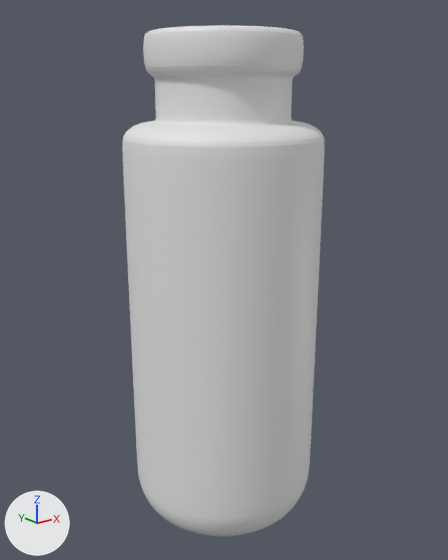
Renders of the glTF model ampoule.glb from each side of a commit.
Both versions are drawn from a camera (50 mm lens) standing at (-0.0396, -0.0496, 0.0467) and looking at (0.0002, 0.0002, 0.0267). The lights are fixed; the arrows at lower left show +X, +Y and +Z. Vertices at the same position are counted once.
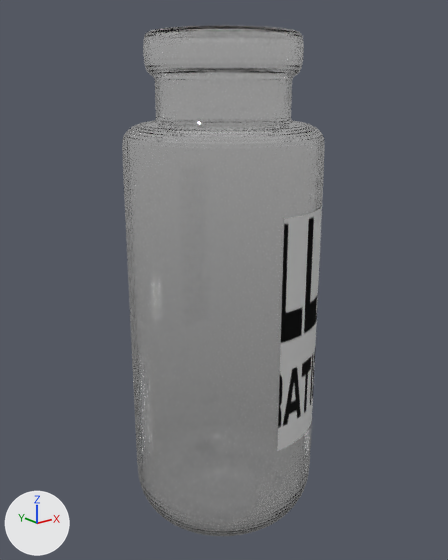
Pixel boxes [x1, y1, x2, y2] of what changed, in the pictures (448 x 560 px; the box of a moved part takes in the faces that stretch with it):
'Cylinder', recoloured, surface changed: [122, 25, 325, 536] in both
part 1 of me_cylinder_001, moved or reshaped: [283, 208, 322, 448] in both
part 2 of me_cylinder_001, recoloured: [277, 207, 322, 451] in both

What the commit changed:
Picture 'Ресурс 1@8x' (img_ресурс_1_8x) is new.
Material 'Material.001' (mat_material_001) changes colour from white #e7e7e7 to white #ffffff; in linear values from (0.8, 0.8, 0.8) to (1.0, 1.0, 1.0).
In material 'Material.001' (mat_material_001), transmission_weight is now set to 1.0.
In material 'Material.001' (mat_material_001), roughness goes from 0.5 to 0.05.
Material 'text.001' (mat_text_001) is new.
Uses the picture img_ресурс_1_8x.
me_cylinder_001 has 20484 vertices, 40960 faces and spans x -0.0101..0.0101, y -0.01..0.01, z 0.0001..0.0516.
me_cylinder_001 is used by ob_cylinder; location (0.0, 0.0, 0.0).
me_cylinder_001 part 1: 24 of 20484 vertices moved; they spanned x 0.0..0.0081, y -0.01..-0.006, z 0.0168..0.0298 and now span x 0.0..0.0081, y -0.01..-0.006, z 0.0168..0.0298; mean shift (0.0, 0.0, 0.0); largest move (0.0, -0.01, 0.0298) -> (0.0067, -0.0074, 0.0168).
me_cylinder_001 part 2: 73 faces spanning x -0.001..0.0067, y -0.01..-0.0074, z 0.0113..0.0353 switch from mat_material_001 (white #e7e7e7) to mat_text_001.
